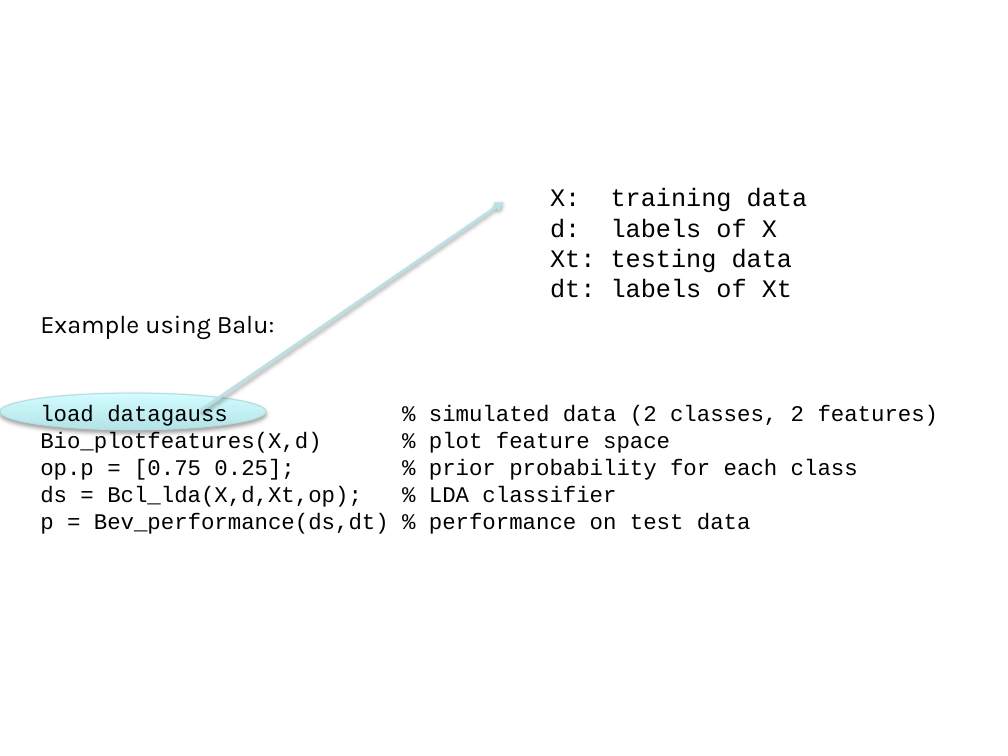
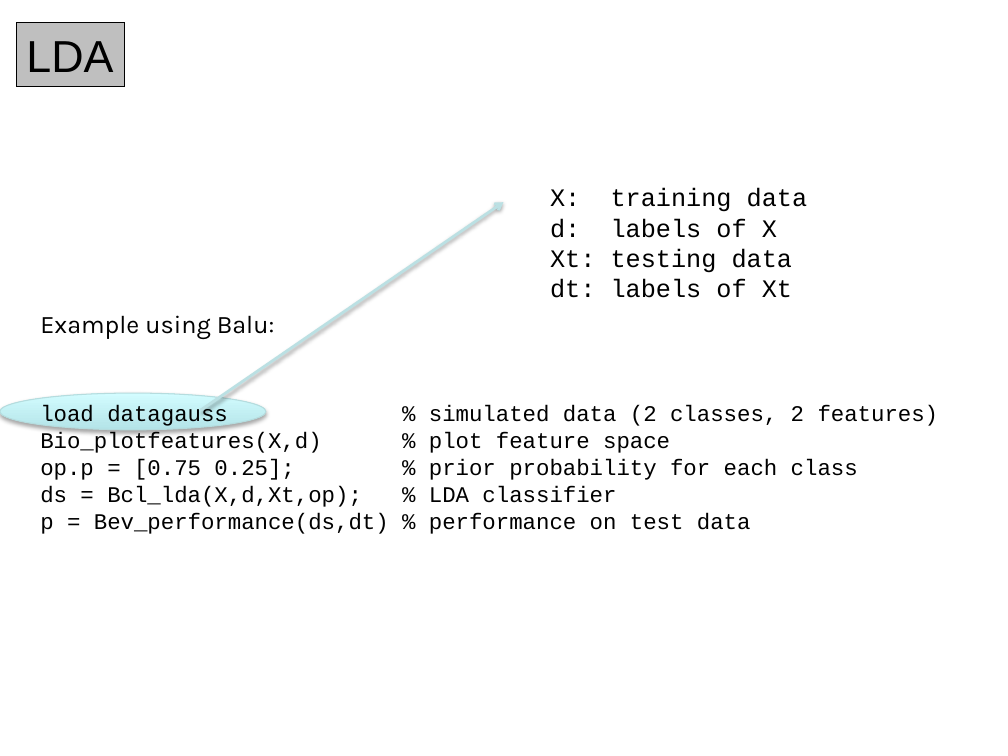
Before and after one commit to domingomery/patrones, a slide deck: slide 10 of clases/Cap04_Clasificacion/presentations/PAT04_LDA.pptx (slide 9 before the commit). Drawn at 1008x756 pixels with LibreOffice and Linux fonts; fonts in the diff are those of the drawing. Boxes give left, top, right and bottom in pixels: in the first picture for what was removed or moved away, otherwise in the second. Text is boxed around its words. In the diff, an @@ line names an element or a change of style, - is before the commit and + after.

```diff
--- a/clases/Cap04_Clasificacion/presentations/PAT04_LDA.pptx
+++ b/clases/Cap04_Clasificacion/presentations/PAT04_LDA.pptx
@@ rectangle added at (16, 22, 124, 87), fill #BFBFBF, outline #000000 0.75 pt, 32 pt, text #000000 @@
+LDA
```
Also in this commit, not shown: 3 other slides changed, 1 slide added.
